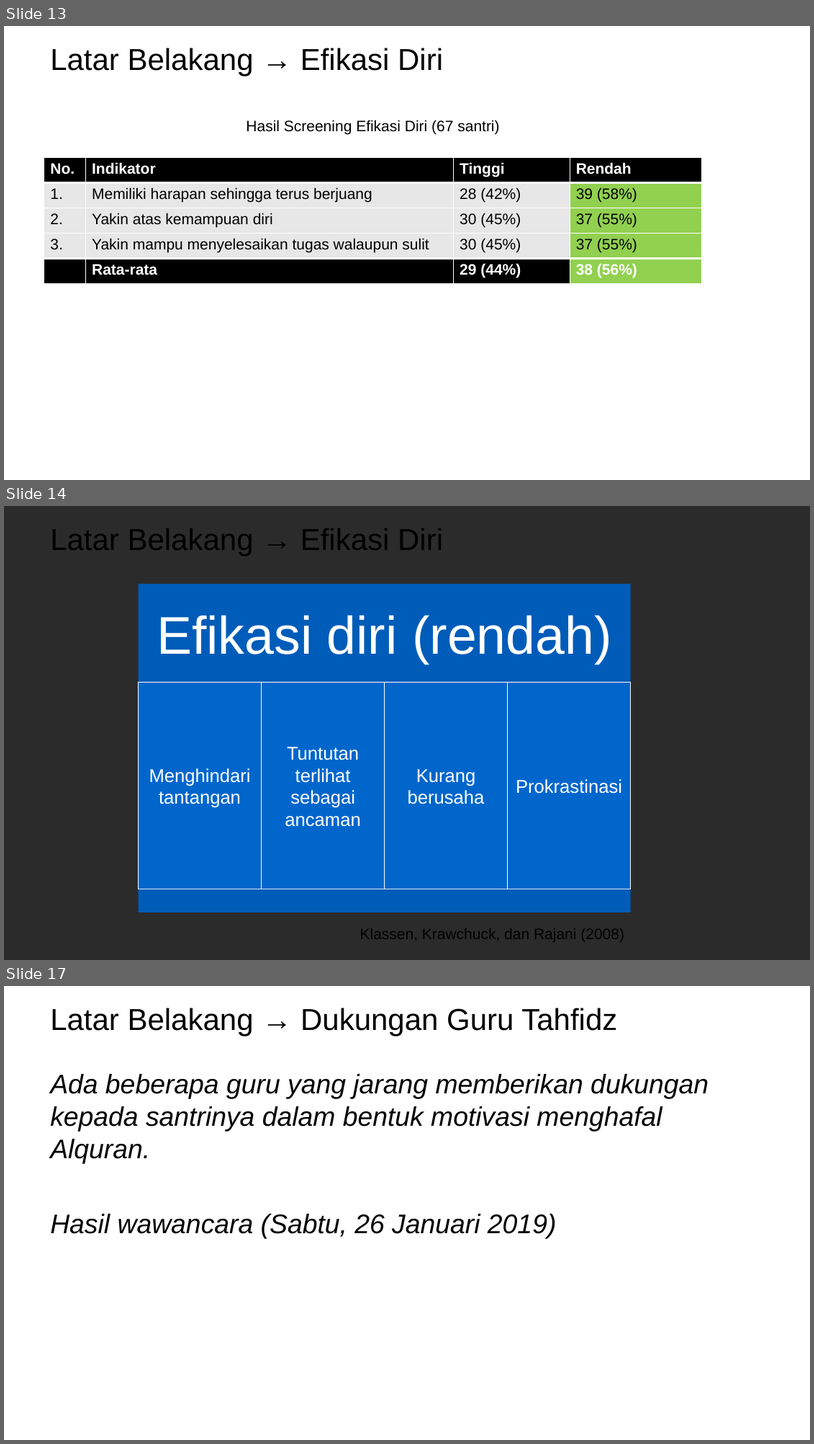
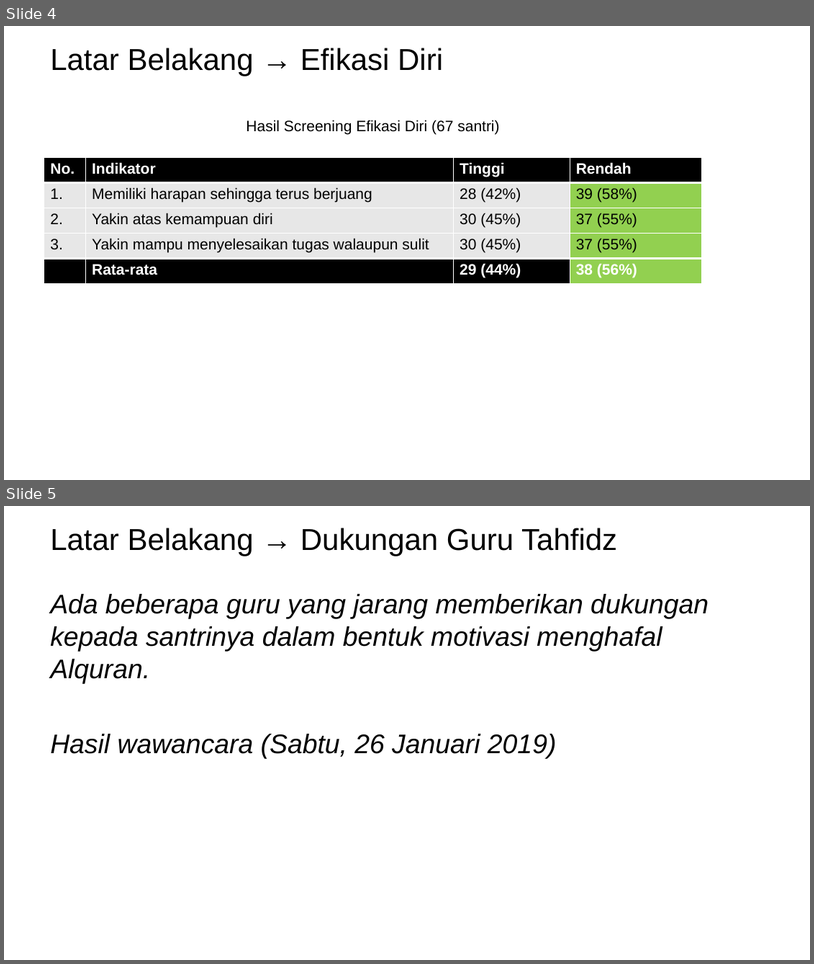
Before and after one commit to mzaini30/skripsi, a slide deck: seminar proposal.pptx. Shown one above the other, each under a label of ours: slides 13, 14 and 17 before the commit, slides 4 and 5 after it; the slides between them are not shown. The pictures are 814x1444 and 814x964 pixels, drawn with LibreOffice and Linux fonts; fonts in the diff are those of the drawing; background and template pictures are left out; a plain dark background stands for a picture behind light text. Boxes give left, top, right and bottom in pixels: in the first picture for what was removed or moved away, otherwise in the second. Text is boxed around its words. In the diff, an @@ line names an element or a change of style, - is before the commit and + after.

```diff
--- a/seminar proposal.pptx
+++ b/seminar proposal.pptx
@@ slide 14 removed at <box>4,506,810,960</box>, background picture (left out) @@
@@ title removed at <box>50,528,443,556</box> @@
-Latar Belakang → Efikasi Diri
@@ group removed at <box>139,584,631,912</box>: 6 rectangles, 5 texts @@
-Efikasi diri (rendah)
-Menghindari tantangan
-Tuntutan terlihat sebagai ancaman
-Kurang berusaha
-Prokrastinasi
@@ text removed at <box>360,928,625,942</box> @@
-Klassen, Krawchuck, dan Rajani (2008)
@@ what was slide 13 is now slide 4 @@
@@ what was slide 17 is now slide 5 @@
```
Also in this commit, not shown: 2 slides changed, 12 other slides removed, 4 other files.
